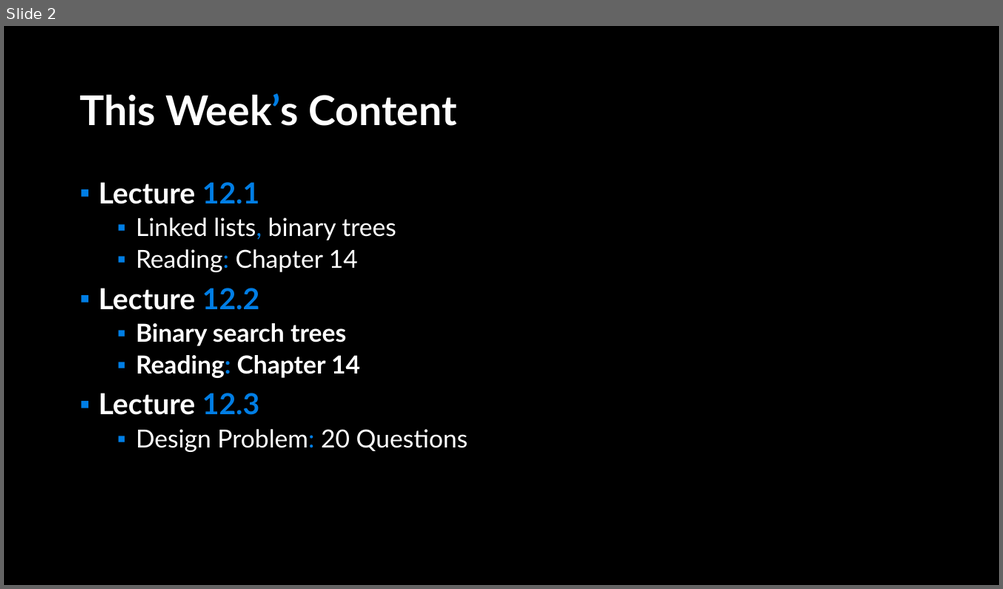
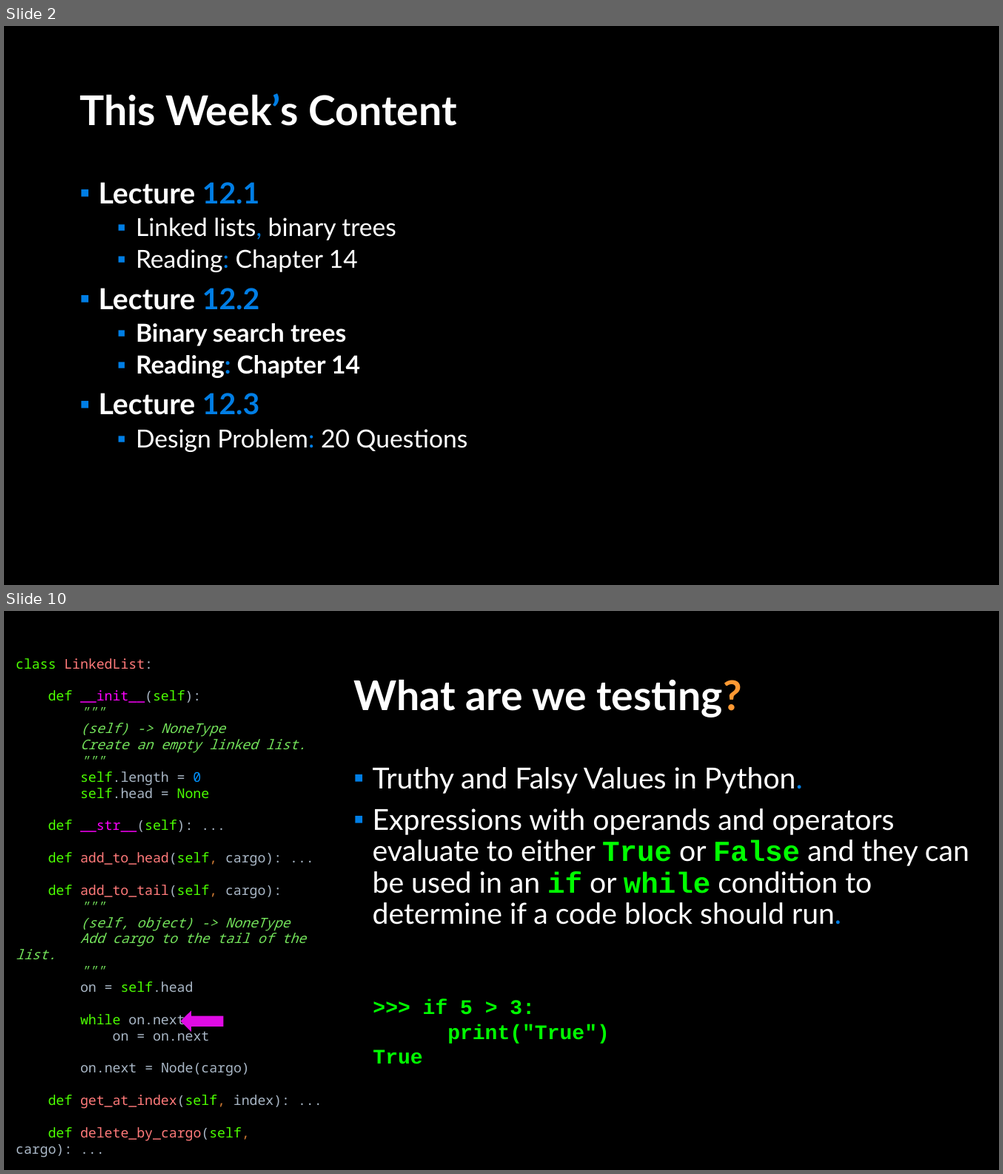
Before and after one commit to APS106/APS106-winter-2022-material, a slide deck: lectures/week12/lecture2/slides/week12_lecture2.pptx. Shown one above the other, each under a label of ours: slide 2 before the commit, slides 2 and 10 after it; the slides between them are not shown. The pictures are 1003x589 and 1003x1174 pixels, drawn with LibreOffice and Linux fonts; fonts in the diff are those of the drawing; background and template pictures are left out. Boxes give left, top, right and bottom in pixels: in the first picture for what was removed or moved away, otherwise in the second. Text is boxed around its words. In the diff, an @@ line names an element or a change of style, - is before the commit and + after.

```diff
--- a/lectures/week12/lecture2/slides/week12_lecture2.pptx
+++ b/lectures/week12/lecture2/slides/week12_lecture2.pptx
@@ slide 10 added at (4,611,999,1170), background picture (left out) @@
@@ text added at (16,658,307,1158), 13 pt, text #A9B7C6 @@
+class LinkedList:
+def __init__(self):
+"""
+(self) -> NoneType
+Create an empty linked list.
+"""
+self.length = 0
+self.head = None
+def __str__(self): ...
+def add_to_head(self, cargo): ...
+def add_to_tail(self, cargo):
+"""
+(self, object) -> NoneType
+Add cargo to the tail of the list.
+"""
+on = self.head
+while on.next:
+on = on.next
+on.next = Node(cargo)
+def get_at_index(self, index): ...
+def delete_by_cargo(self, cargo): ...
@@ title added at (353,679,741,718), 39.6 pt, text #FFFFFF, bold @@
+What are we testing?
@@ text added at (373,767,969,925), 28 pt, text #FFFFFF @@
+▪ Truthy and Falsy Values in Python.
+▪ Expressions with operands and operators evaluate to either True or False and they can be used in an if or while condition to determine if a code block should run.
@@ text added at (373,999,609,1065), 20 pt, text #00FF00, bold @@
+>>> if 5 > 3:
+print("True")
+True
@@ right arrow added at (181,1011,223,1033), fill #E00BE5 @@
```
Also in this commit, not shown: 2 slides changed, 25 other slides added, 3 other files.
